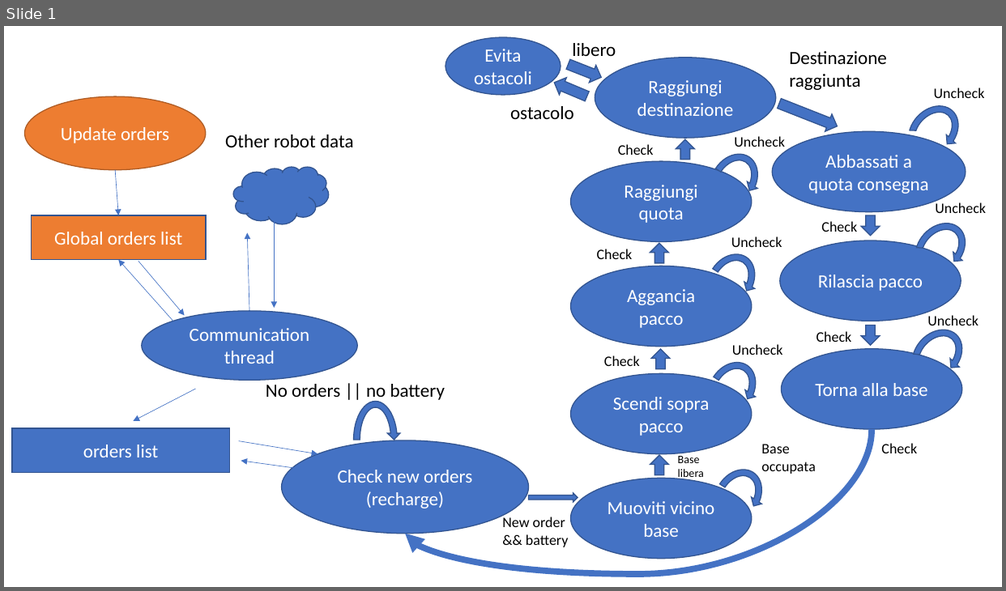
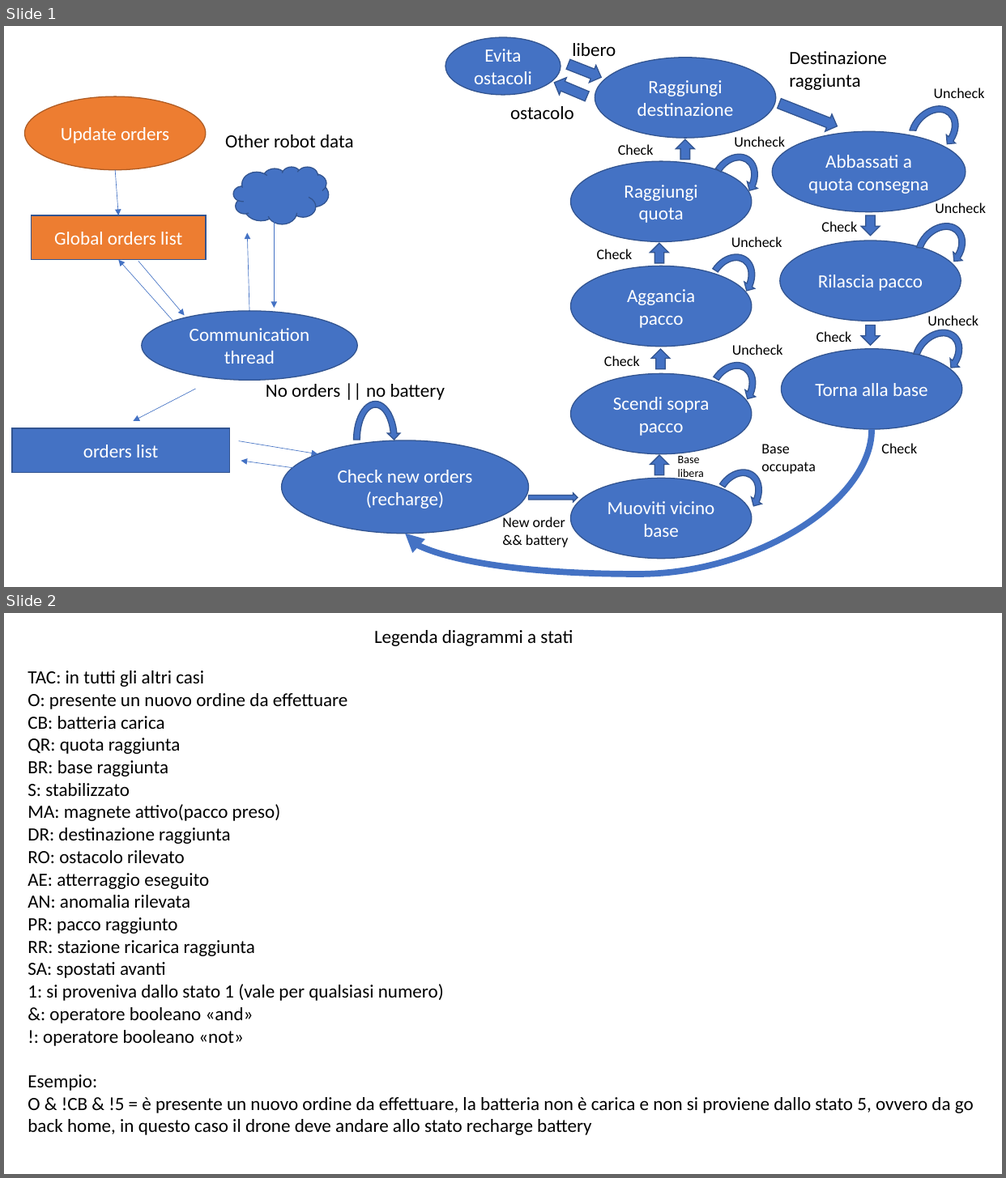
Before and after one commit to AndreaVaiuso/progetto_robotica, a slide deck: docs/diagram.pptx. Shown one above the other, each under a label of ours: slide 1 before the commit, slides 1 and 2 after it. The pictures are 1006x591 and 1006x1178 pixels, drawn with LibreOffice and Linux fonts; fonts in the diff are those of the drawing. Boxes give left, top, right and bottom in pixels: in the first picture for what was removed or moved away, otherwise in the second. Text is boxed around its words. In the diff, an @@ line names an element or a change of style, - is before the commit and + after.

Commit message:
Ultime modifiche da fare agli state diagram

```diff
--- a/docs/diagram.pptx
+++ b/docs/diagram.pptx
@@ slide 2 added at bbox=[4, 613, 1002, 1174], background #FFFFFF @@
@@ text added at bbox=[374, 630, 573, 646], 18 pt, text #000000 @@
+Legenda diagrammi a stati
@@ text added at bbox=[27, 671, 974, 1135], 18 pt, text #000000 @@
+TAC: in tutti gli altri casi
+O: presente un nuovo ordine da effettuare
+CB: batteria carica
+QR: quota raggiunta
+BR: base raggiunta
+S: stabilizzato
+MA: magnete attivo(pacco preso)
+DR: destinazione raggiunta
+RO: ostacolo rilevato
+AE: atterraggio eseguito
+AN: anomalia rilevata
+PR: pacco raggiunto
+RR: stazione ricarica raggiunta
+SA: spostati avanti
+1: si proveniva dallo stato 1 (vale per qualsiasi numero)
+&: operatore booleano «and»
+!: operatore booleano «not»
+Esempio:
+O & !CB & !5 = è presente un nuovo ordine da effettuare, la batteria non è carica e non si proviene dallo stato 5, ovvero da go back home, in questo caso il drone deve andare allo stato recharge battery
```
Also in this commit, not shown: 1 slide changed, 2 other slides added.
